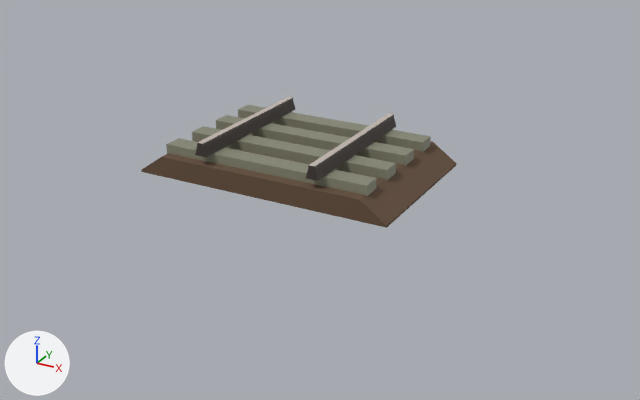
One commit to the FBX model unity/Assets/Models/Paths/p464/track.fbx: the scene before it, then after it.
One viewpoint serves both versions: a 50 mm lens placed at (4.98, -7.56, 3.77), pointed at (0.29, 0.96, -0.49). Arrows for +X, +Y and +Z are at lower left; the lights stay in place. The picture after the commit comes second. Where no turn or scale is listed for an object, it has been applied to the vertices.

In view in the first picture: 'p464_track'.
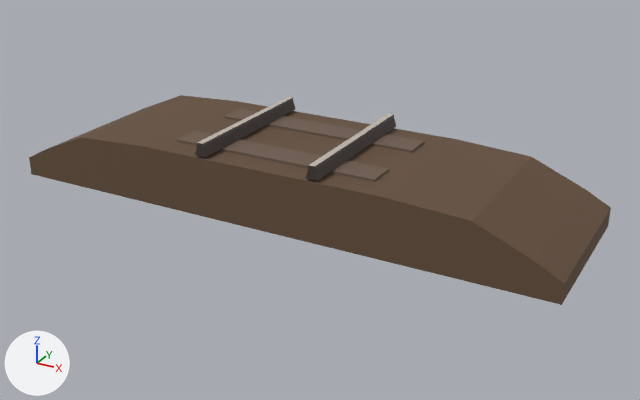
Location of each change, (x1, y1, x2, y2) in pixels of the pictures (640 x 400 px):
'p464_track', reshaped (84% wider, 60% taller)
    before: (141, 97, 457, 228)
    after: (29, 95, 611, 305)
part 1 of me_p411_track, added (brown)
    after: (176, 131, 389, 182)
part 2 of me_p411_track, added (brown)
    after: (224, 109, 424, 153)
part 3 of me_p411_track, rebuilt
    before: (141, 141, 457, 228)
    after: (29, 95, 611, 305)
part 4 of me_p411_track, deleted
    before: (238, 105, 431, 152)
part 5 of me_p411_track, deleted
    before: (166, 138, 377, 197)
part 6 of me_p411_track, deleted
    before: (192, 126, 396, 181)
part 7 of me_p411_track, deleted
    before: (216, 115, 414, 166)
part 8 of me_p411_track, reshaped
    both: (195, 143, 206, 157)

Diff of the bpy script that builds the scene:
```diff
--- a/unity/Assets/Models/Paths/p464/track.fbx.py
+++ b/unity/Assets/Models/Paths/p464/track.fbx.py
@@ mat_mat_rail_sleeper @@
+mat_mat_rail_sleeper = principled_material('MAT_RAIL_SLEEPER')
+mat_mat_rail_sleeper.base_color = (0.16, 0.11, 0.08)  # brown #6f5d50
+mat_mat_rail_sleeper.roughness = 0.92
@@ me_p411_track @@
 # used by ob_p464_track; location = (0.0, 0.0, 0.0)
 # verts and faces of me_p411_track; kept vertices keep their numbers, new ones are numbered from 68
 # before: 44 (-0.79, 0.0, 0.2) at pixel (195, 155), 45 (-0.64, 0.0, 0.2) at pixel (205, 157), 46 (-0.68, 0.0, 0.32) at pixel (202, 146), 47 (-0.68, 0.0, 0.35) at pixel (202, 143), 48 (-0.76, 0.0, 0.35) at pixel (196, 142)
 # before: 49 (-0.76, 0.0, 0.32) at pixel (197, 145)
-me_p411_track.from_pydata(...)  # 68 vertices, 48 faces; spans x -1.6..1.6, y 0.0..2.0, z -0.16..0.35
-me_p411_track.materials.append(mat_path_concrete)  # grey #888976
+me_p411_track.from_pydata(...)  # 62 vertices, 69 faces; spans x -3.45..3.45, y 0.0..2.0, z -0.55..0.35
+# me_p411_track part 1: a new loose piece, a box spanning x -1.3..1.3, y 0.32..0.68, z 0.0..0.2, in mat_mat_rail_sleeper (brown #6f5d50)
+# me_p411_track part 2: a new loose piece, a box spanning x -1.3..1.3, y 1.32..1.68, z 0.0..0.2, in mat_mat_rail_sleeper (brown #6f5d50)
+# me_p411_track part 3: the loose piece of 12 vertices spanning x -1.6..1.6, y 0.0..2.0, z -0.16..0.09 is rebuilt with 22 vertices and now spans x -3.45..3.45, y 0.0..2.0, z -0.55..0.17
+# me_p411_track part 4: the loose piece of 8 vertices spanning x -1.3..1.3, y 1.63..1.87, z 0.0..0.2 is deleted
+# me_p411_track part 5: the loose piece of 8 vertices spanning x -1.3..1.3, y 0.13..0.37, z 0.0..0.2 is deleted
+# me_p411_track part 6: the loose piece of 8 vertices spanning x -1.3..1.3, y 0.63..0.87, z 0.0..0.2 is deleted
+# me_p411_track part 7: the loose piece of 8 vertices spanning x -1.3..1.3, y 1.13..1.37, z 0.0..0.2 is deleted
+# me_p411_track part 8
+delete_faces([(44, 45, 46, 47, 48, 49)])
+faces += [(46, 48, 49), (44, 45, 49), (46, 47, 48), (45, 46, 49)]  # mat_path_rail_metal (dark grey #413734)
+# other edits to the shape of me_p411_track do not show in these pictures
 me_p411_track.materials.append(mat_path_rail)
@@ me_p411_track @@
 me_p411_track.materials.append(mat_path_roadbed)
+me_p411_track.materials.append(mat_mat_rail_sleeper)  # brown #6f5d50
```
